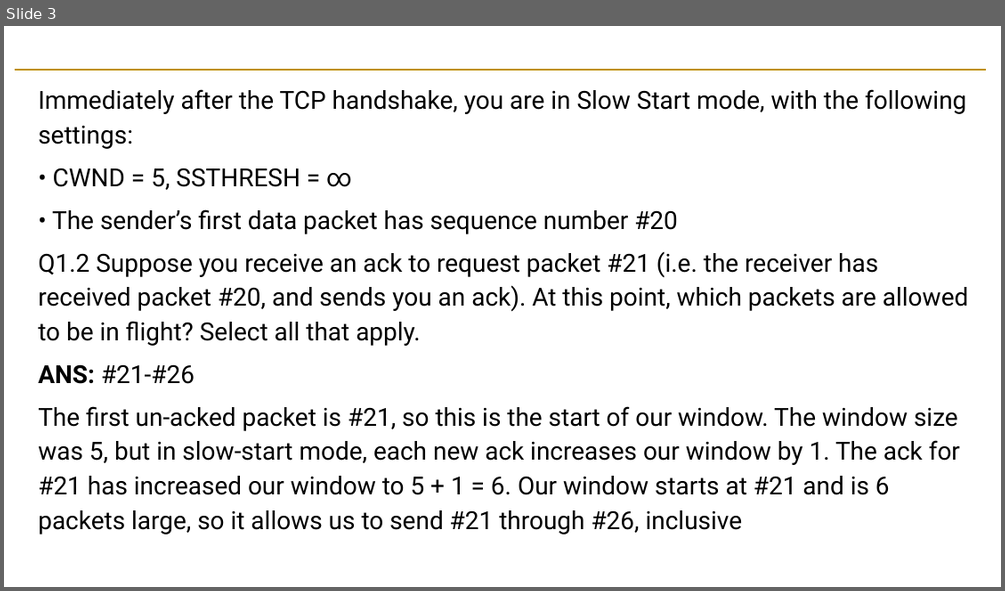
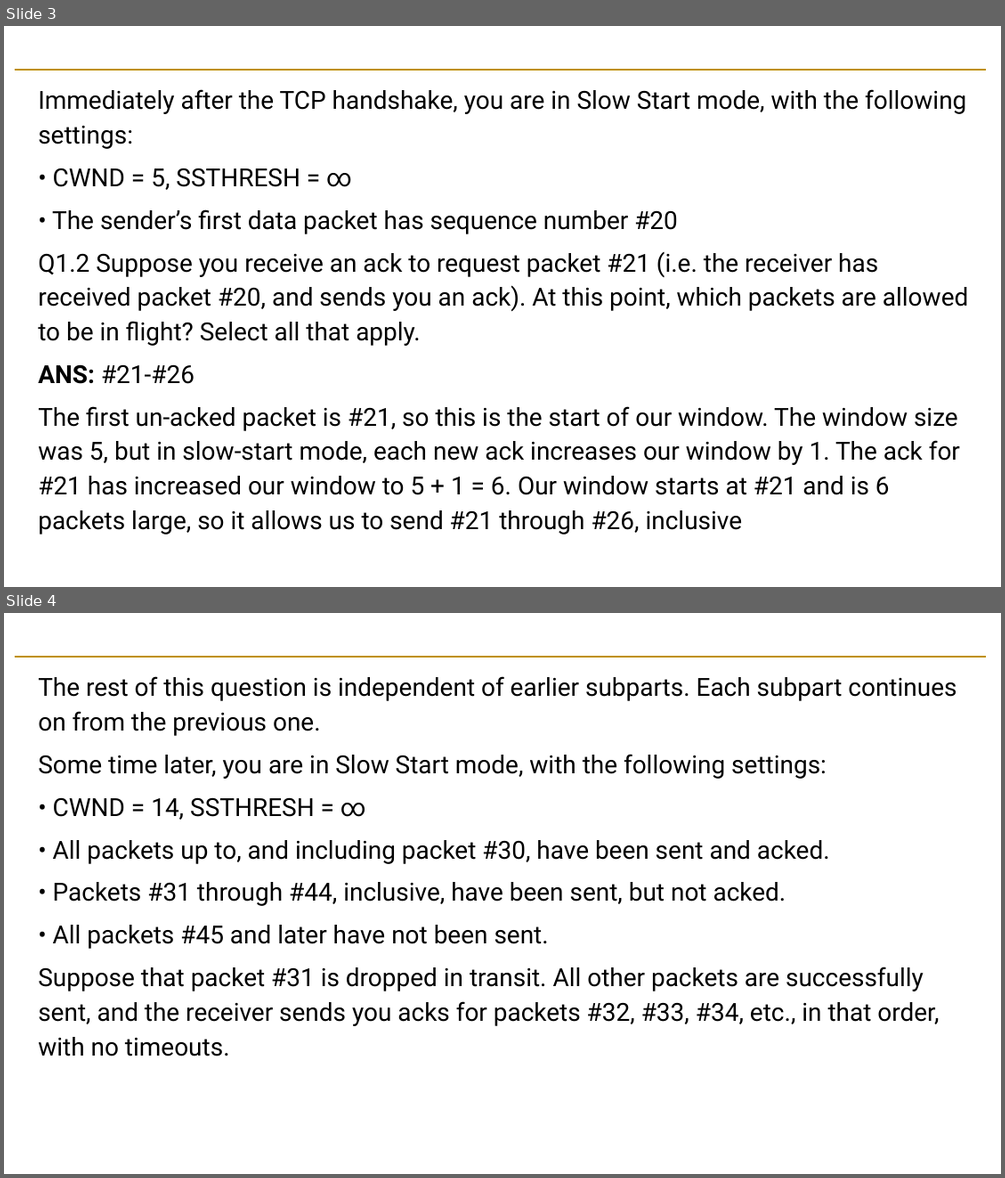
Before and after one commit to guhofstra/CSC175Sp26, a slide deck: PPTs/Lecture 12-13Exercises ANS.pptx. Shown one above the other, each under a label of ours: slide 3 before the commit, slides 3 and 4 after it. The pictures are 1005x591 and 1005x1178 pixels, drawn with LibreOffice and Linux fonts; fonts in the diff are those of the drawing. Boxes give left, top, right and bottom in pixels: in the first picture for what was removed or moved away, otherwise in the second. Text is boxed around its words. In the diff, an @@ line names an element or a change of style, - is before the commit and + after.

```diff
--- a/PPTs/Lecture 12-13Exercises ANS.pptx
+++ b/PPTs/Lecture 12-13Exercises ANS.pptx
@@ slide 4 added at (4, 613, 1001, 1174), background #FFFFFF; not listed: 1 template element that a slide beside it also shows @@
@@ text added at (38, 676, 956, 1056), 18 pt, text #000000 @@
+The rest of this question is independent of earlier subparts. Each subpart continues on from the previous one.
+Some time later, you are in Slow Start mode, with the following settings:
+• CWND = 14, SSTHRESH = ∞
+• All packets up to, and including packet #30, have been sent and acked.
+• Packets #31 through #44, inclusive, have been sent, but not acked.
+• All packets #45 and later have not been sent.
+Suppose that packet #31 is dropped in transit. All other packets are successfully sent, and the receiver sends you acks for packets #32, #33, #34, etc., in that order, with no timeouts.
```
Also in this commit, not shown: 2 other files.
